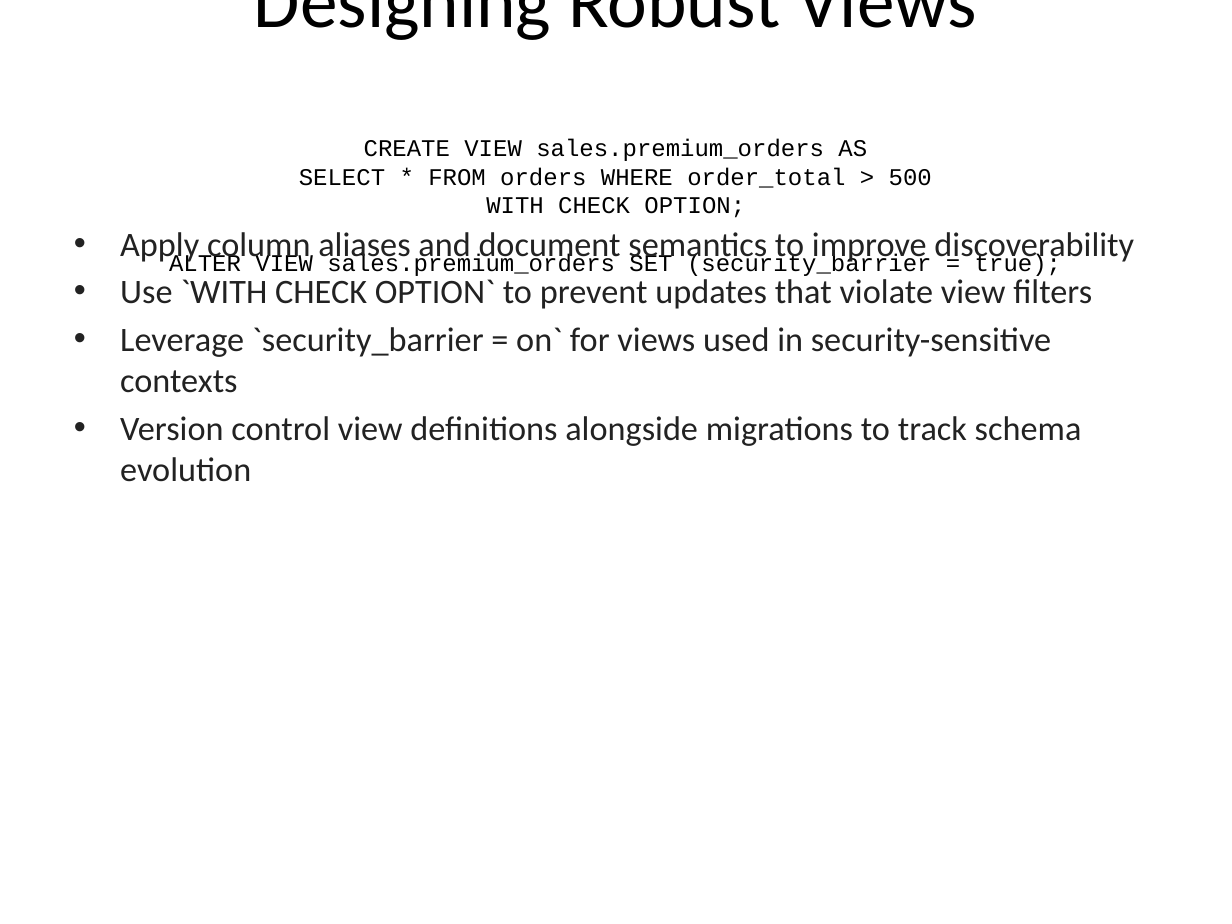
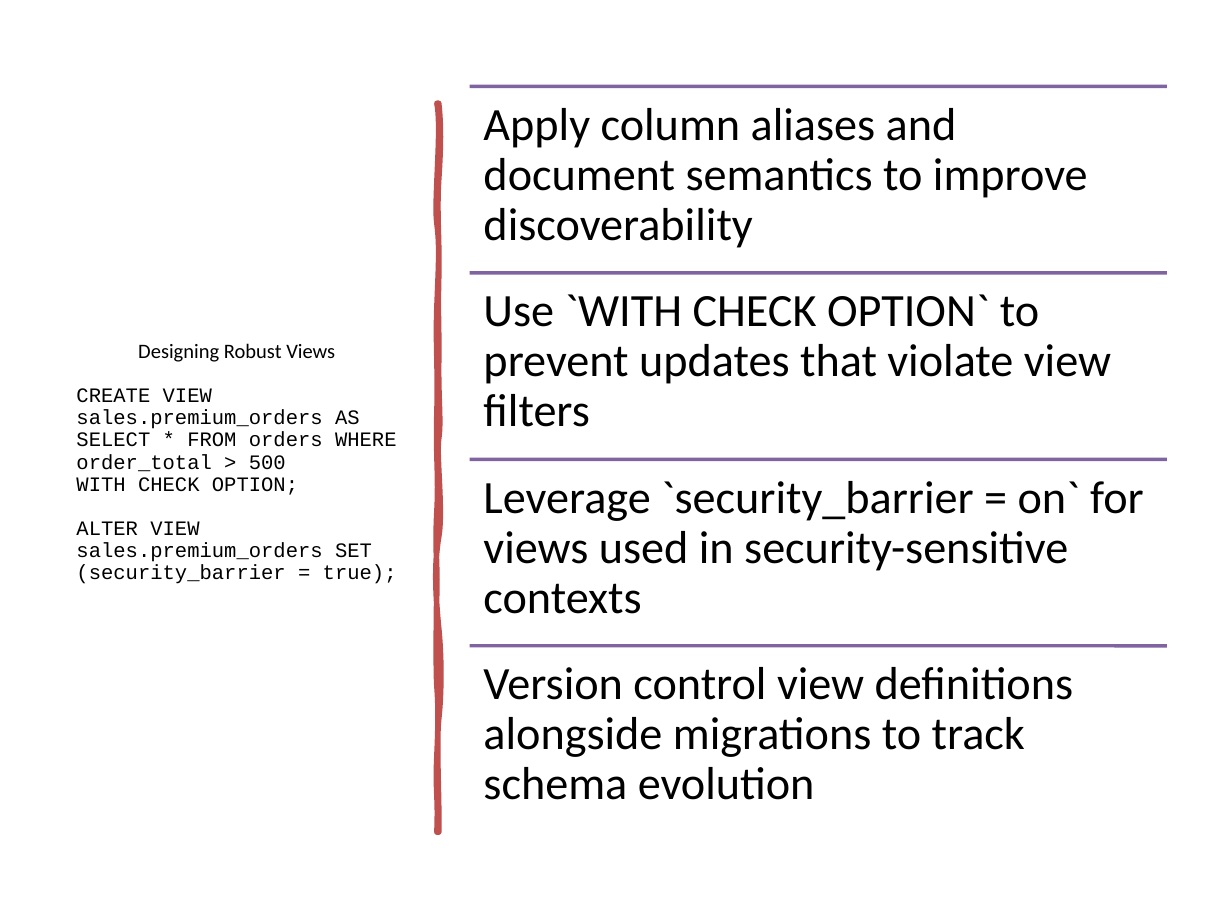
Before and after one commit to lolusername/CST4714_DB_admin, a slide deck: slide 7 of week_4/Week4_Advanced_SQL_Transactions.pptx. Drawn at 1232x924 pixels with LibreOffice and Linux fonts; fonts in the diff are those of the drawing. Boxes give left, top, right and bottom in pixels: in the first picture for what was removed or moved away, otherwise in the second. Text is boxed around its words. In the diff, an @@ line names an element or a change of style, - is before the commit and + after.

```diff
--- a/week_4/Week4_Advanced_SQL_Transactions.pptx
+++ b/week_4/Week4_Advanced_SQL_Transactions.pptx
@@ title "Designing Robust Views" moved from (x1=169, y1=0, x2=1061, y2=276) to (x1=76, y1=343, x2=397, y2=584) @@
@@ title "Designing Robust Views" at (x1=76, y1=343, x2=397, y2=584): size 44 to 12 pt in "Designing Robust Views"; size 14 to 12 pt in "CREATE VIEW sales.premium_orders AS SELECT * FROM ..."; line spacing 1 to 0.9; alignment centre to left @@
@@ freeform shape added at (x1=438, y1=103, x2=439, y2=832), fill #C0504D, outline #C0504D 3.25 pt @@
@@ text removed at (x1=120, y1=232, x2=1134, y2=482) @@
-• Apply column aliases and document semantics to improve discoverability
-• Use `WITH CHECK OPTION` to prevent updates that violate view filters
-• Leverage `security_barrier = on` for views used in security-sensitive contexts
-• Version control view definitions alongside migrations to track schema evolution
@@ group added at (x1=469, y1=86, x2=1167, y2=800): 4 lines, 4 texts @@
+Apply column aliases and document semantics to improve discoverability
+Use `WITH CHECK OPTION` to prevent updates that violate view filters
+Leverage `security_barrier = on` for views used in security-sensitive contexts
+Version control view definitions alongside migrations to track schema evolution
```
Also in this commit, not shown: 13 other slides changed, 6 other files.
